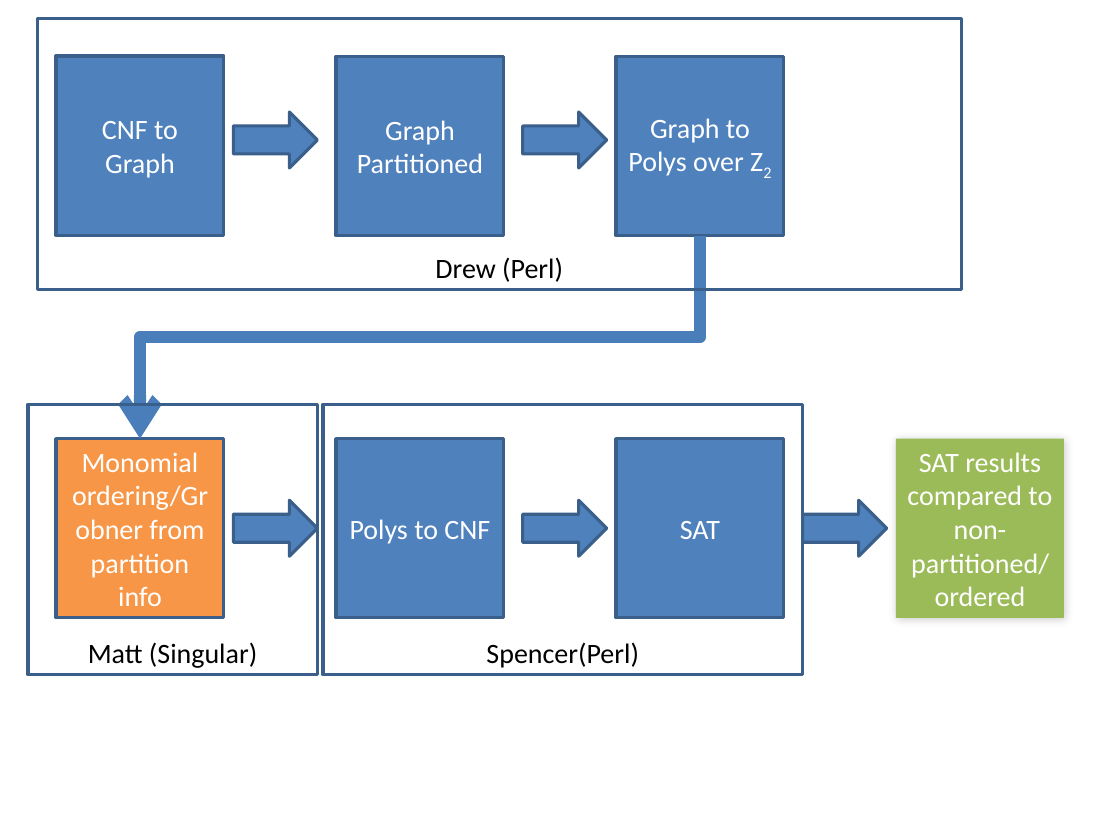
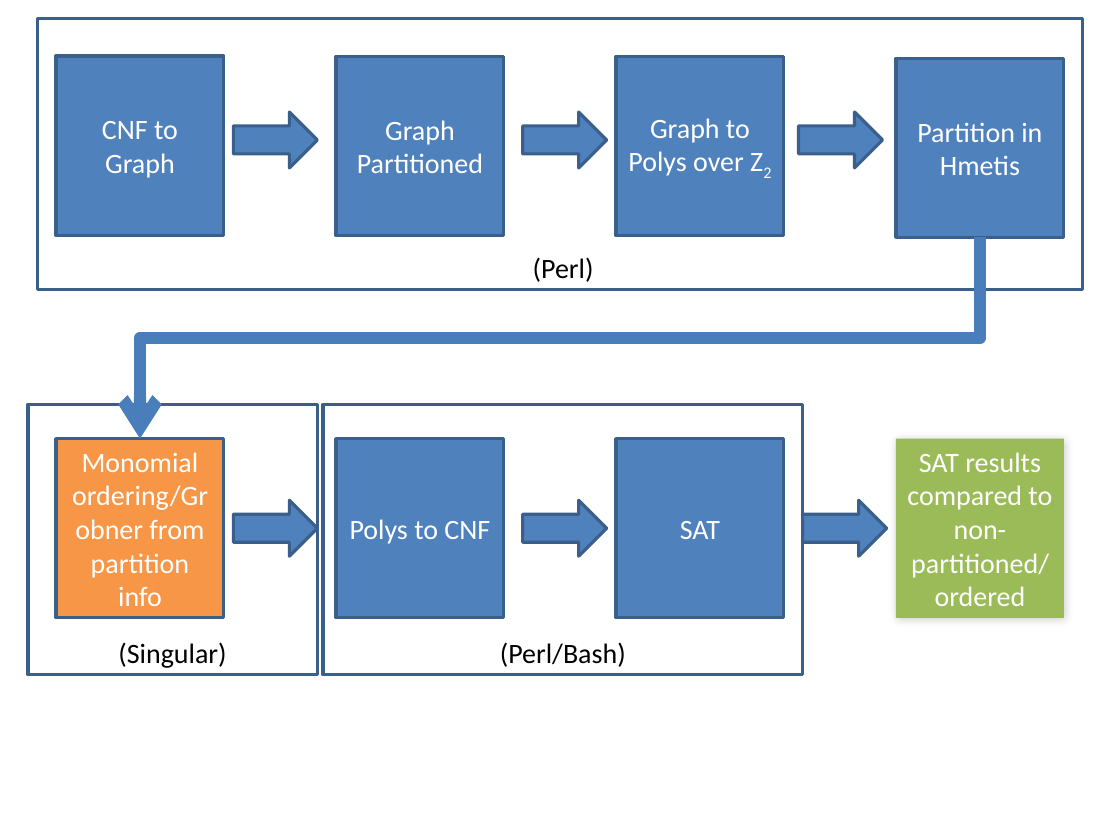
Before and after one commit to spencermclegg/6745F14, a slide deck: slide 1 of block_diagram.pptx. Drawn at 1120x840 pixels with LibreOffice and Linux fonts; fonts in the diff are those of the drawing. Boxes give left, top, right and bottom in pixels: in the first picture for what was removed or moved away, otherwise in the second. Text is boxed around its words. In the diff, an @@ line names an element or a change of style, - is before the commit and + after.

Commit message:
updating hmetis script. --Spencer

```diff
--- a/block_diagram.pptx
+++ b/block_diagram.pptx
@@ rectangle "(Perl)": place and size @@
-rectangle "(Perl)" at <box>37,19,961,290</box>
+rectangle "(Perl)" at <box>37,19,1082,290</box>
@@ rectangle added at <box>896,58,1064,237</box>, fill #4F81BD, outline #3A5F8C 2 pt, 18 pt, text #FFFFFF @@
+Partition in Hmetis
@@ right arrow added at <box>799,112,883,168</box>, fill #4F81BD, outline #3A5F8C 2 pt @@
@@ elbow arrow moved from (700, 235) - (140, 439) to (980, 237) - (140, 439) @@
@@ text in rectangle at <box>533,257,594,282</box>: text changed @@
-Drew (Perl)
+(Perl)
@@ text in rectangle at <box>118,642,226,668</box>: text changed @@
-Matt (Singular)
+(Singular)
@@ text in rectangle at <box>500,642,626,667</box>: text changed @@
-Spencer(Perl)
+(Perl/Bash)
```
Also in this commit, not shown: 4 other files.
